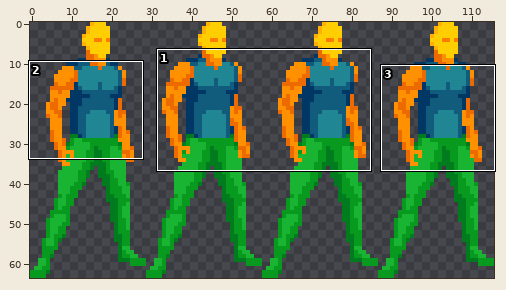
Sprite sheet: scr_js/img/idle.png. Above: a wide view before the commit, with the close-up outlined.
Close-up. Before the commit:
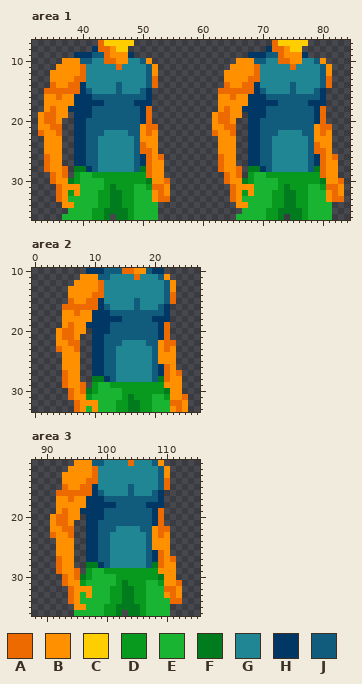
The file is 116x64 pixels. Shown: area 1: x 32..84, y 7..36; area 2: x 0..27, y 10..33; area 3: x 88..115, y 11..36.
Palette (. is transparent): A #ed6a00  B #ff9100  C #ffce00  D #089a1f  E #19b431  F #007c1f  G #218694  H #003764  J #115b7c
Pixels before, area 1, first column x 33:
 7 ..........ACCCCC.......................ACCCCC......
 8 .........HAABCC.......................HAABCC.......
 9 ......HHHJJABBBH...................HHHJJABBBH......
10 ....BBBJJGGAABBGGJB..............BBBJJGGAABBGGJB...
11 ...BBBBAGGGGGAGGGGJB............BBBBAGGGGGAGGGGJB..
12 ..BBBBBAGGGGGGGGGGJB...........BBBBBAGGGGGGGGGGJB..
13 ..BBBBAAGGGGGGGGGGJA...........BBBBAAGGGGGGGGGGJA..
14 ..ABBAAHGGGGGJGGGGJA...........ABBAAHGGGGGJGGGGJA..
15 .AAAAAAHJGGGGJGGGJH...........AAAAAAHJGGGGJGGGJH...
16 .BBABBHHHJJJJJJJJJH...........BBABBHHHJJJJJJJJJH...
17 .BBBBBHHHHHJJJJJHHH...........BBBBBHHHHHJJJJJHHH...
18 .BABBHHHHJJJJJJJJHA...........BABBHHHHJJJJJJJJHA...
19 BAABB.HHHJJJJJJJJHA..........BAABB.HHHJJJJJJJJHA...
20 BAAB..HHJJJJJJJJJHA..........BAAB..HHJJJJJJJJJHA...
21 BBAA..HHJJJJJJJJJBAA.........BBAA..HHJJJJJJJJJBAA..
22 ABBA..HHJJJGGGGJJBAB.........ABBA..HHJJJGGGGJJBAB..
23 .BBB..HHJJGGGGGGJBBB..........BBB..HHJJGGGGGGJBBB..
24 .BBB..HHJJGGGGGGJABB..........BBB..HHJJGGGGGGJABB..
25 .BBB..HHJJGGGGGGJAAB..........BBB..HHJJGGGGGGJAAB..
26 .ABB..HHJJGGGGGGJHABA.........ABB..HHJJGGGGGGJHABA.
27 .ABB..HHJJGGGGGGJHABB.........ABB..HHJJGGGGGGJHABB.
28 .ABBA.FFHJGGGGGGJFABB.........ABBA.FFHJGGGGGGJFABB.
29 ..ABA.DEEDDDDDDDDDABB..........ABA.DEEDDDDDDDDDABB.
30 ..ABBFDEEEEDDDDDDDFBBA.........ABBFDEEEEDDDDDDDFBBA
31 ...ABBBEEEEDFDDDEEDAAB..........ABBBEEEEDFDDDEEDAAB
32 ...ABDBEEEDDFFDDEEEBAB..........ABDBEEEDDFFDDEEEBAB
33 ...ABEEEEEDDFFDDEEEBAA..........ABEEEEEDDFFDDEEEBAA
34 ....BBEEEEDDFFDDEEEE.............BBEEEEDDFFDDEEEE..
35 .....EEEEDDFFFFDEEEE..............EEEEDDFFFFDEEEE..
36 ....EEEEEDDF.FFDEEEE.............EEEEEDDF.FFDEEEE..
Pixels before, area 2, first column x 4:
10 .....HHHJJJAABBJHH....
11 ....BBBJJGGGGAGGGJB...
12 ...BBBBAGGGGGGGGGGJB..
13 ..BBBBBAGGGGGGGGGGJB..
14 ..BBBBAAGGGGGGGGGGJA..
15 ..ABBAAHGGGGGJGGGGJA..
16 .AAAAAAHJGGGGJGGGJH...
17 .BBABBHHHJJJJJJJJJH...
18 .BBBBBHHHHHJJJJJHHH...
19 .BABBHHHHJJJJJJJJHA...
20 BAABB.HHHJJJJJJJJHA...
21 BAAB..HHJJJJJJJJJHA...
22 BBAA..HHJJJGGGGJJBAA..
23 ABBA..HHJJGGGGGGJBAB..
24 .BBB..HHJJGGGGGGJBBB..
25 .BBB..HHJJGGGGGGJBBB..
26 .BBB..HHJJGGGGGGJHAB..
27 .ABB..HHJJGGGGGGJHABA.
28 .ABB..FFHJGGGGGGJFABB.
29 .ABBA.DEEDDDDDDDDDBBB.
30 ..ABAFDEEEEDDDDDDDFBB.
31 ..ABBDEEEEEDFDDDEEDBBA
32 ...ABBBEEEDDFFDDEEEAAB
33 ...ABEBEEEDDFFDDEEEBAB
Pixels before, area 3, first column x 91:
11 ....BBBJJGGGGAGGGJB...
12 ...BBBBAGGGGGGGGGGJB..
13 ..BBBBBAGGGGGGGGGGJB..
14 ..BBBBAAGGGGGGGGGGJA..
15 ..ABBAAHGGGGGJGGGGJA..
16 .AAAAAAHJGGGGJGGGJH...
17 .BBABBHHHJJJJJJJJJH...
18 .BBBBBHHHHHJJJJJHHH...
19 .BABBHHHHJJJJJJJJHA...
20 BAABB.HHHJJJJJJJJHA...
21 BAAB..HHJJJJJJJJJHA...
22 BBAA..HHJJJGGGGJJBAA..
23 ABBA..HHJJGGGGGGJBAB..
24 .BBB..HHJJGGGGGGJBBB..
25 .BBB..HHJJGGGGGGJBBB..
26 .BBB..HHJJGGGGGGJHAB..
27 .ABB..HHJJGGGGGGJHABA.
28 .ABB..FFHJGGGGGGJFABB.
29 .ABBA.DEEDDDDDDDDDBBB.
30 ..ABAFDEEEEDDDDDDDFBB.
31 ..ABBDEEEEEDFDDDEEDBBA
32 ...ABBBEEEDDFFDDEEEAAB
33 ...ABEBEEEDDFFDDEEEBAB
34 ...ABEEEEEDDFFDDEEEEAA
35 ....BBEEEDDFFFFDEEEE..
36 ....EEEEEDDF.FFDEEEE..
New version:
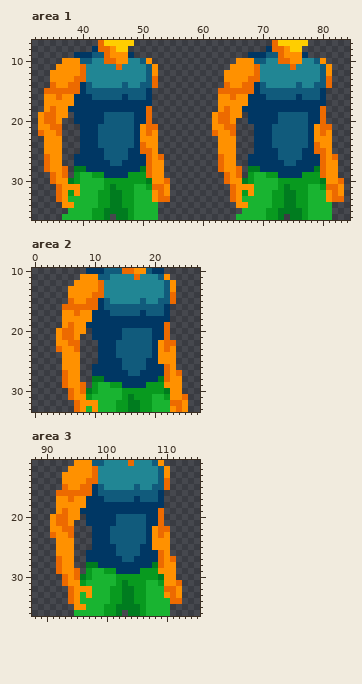
Diff:
Area 1:
y 14: x 41 G -> J; x 46..47 JG -> GJ; x 50 G -> J; x 70 G -> J; x 75..76 JG -> GJ; x 79 G -> J
y 15: x 42..45 GGGG -> JJJJ; x 47..49 GGG -> JJJ; x 71..74 GGGG -> JJJJ; x 76..78 GGG -> JJJ
y 16: x 47 J -> H; x 76 J -> H
y 17: x 44..48 JJJJJ -> HHHHH; x 73..77 JJJJJ -> HHHHH
y 18: x 42..49 JJJJJJJJ -> HHHHHHHH; x 71..78 JJJJJJJJ -> HHHHHHHH
y 19: x 42..43 JJ -> HH; x 49 J -> H; x 71..72 JJ -> HH; x 78 J -> H
y 20: x 41..43 JJJ -> HHH; x 49 J -> H; x 70..72 JJJ -> HHH; x 78 J -> H
y 21: x 39 H -> .; x 41..42 JJ -> HH; x 49 J -> H; x 68 H -> .; x 70..71 JJ -> HH; x 78 J -> H
y 22: x 39 H -> .; x 41..42 JJ -> HH; x 44..47 GGGG -> JJJJ; x 49 J -> H; x 68 H -> .; x 70..71 JJ -> HH; x 73..76 GGGG -> JJJJ; x 78 J -> H
y 23..24: x 39 H -> .; x 41..49 JJGGGGGGJ -> HHJJJJJJH; x 68 H -> .; x 70..78 JJGGGGGGJ -> HHJJJJJJH
y 25: x 39 H -> .; x 41..49 JJGGGGGGJ -> HHHJJJJHH; x 68 H -> .; x 70..78 JJGGGGGGJ -> HHHJJJJHH
y 26: x 41..49 JJGGGGGGJ -> HHHJJJJHH; x 70..78 JJGGGGGGJ -> HHHJJJJHH
y 27: x 41..49 JJGGGGGGJ -> HHHHJJHHH; x 70..78 JJGGGGGGJ -> HHHHJJHHH
y 28: x 42..49 JGGGGGGJ -> HHHHHHHH; x 71..78 JGGGGGGJ -> HHHHHHHH
y 29: x 44..47 DDDD -> HHHH; x 73..76 DDDD -> HHHH
Area 2:
y 15: x 12 G -> J; x 17..18 JG -> GJ; x 21 G -> J
y 16: x 13..16 GGGG -> JJJJ; x 18..20 GGG -> JJJ
y 17: x 18 J -> H
y 18: x 15..19 JJJJJ -> HHHHH
y 19: x 13..20 JJJJJJJJ -> HHHHHHHH
y 20: x 13..14 JJ -> HH; x 20 J -> H
y 21: x 12..14 JJJ -> HHH; x 20 J -> H
y 22: x 10 H -> .; x 12..13 JJ -> HH; x 15..18 GGGG -> JJJJ; x 20 J -> H
y 23..24: x 10 H -> .; x 12..20 JJGGGGGGJ -> HHJJJJJJH
y 25: x 10 H -> .; x 12..20 JJGGGGGGJ -> HHHJJJJHH
y 26: x 12..20 JJGGGGGGJ -> HHHJJJJHH
y 27: x 12..20 JJGGGGGGJ -> HHHHJJHHH
y 28: x 13..20 JGGGGGGJ -> HHHHHHHH
y 29: x 15..18 DDDD -> HHHH
Area 3:
y 15: x 99 G -> J; x 104..105 JG -> GJ; x 108 G -> J
y 16: x 100..103 GGGG -> JJJJ; x 105..107 GGG -> JJJ
y 17: x 105 J -> H
y 18: x 102..106 JJJJJ -> HHHHH
y 19: x 100..107 JJJJJJJJ -> HHHHHHHH
y 20: x 100..101 JJ -> HH; x 107 J -> H
y 21: x 99..101 JJJ -> HHH; x 107 J -> H
y 22: x 97 H -> .; x 99..100 JJ -> HH; x 102..105 GGGG -> JJJJ; x 107 J -> H
y 23..24: x 97 H -> .; x 99..107 JJGGGGGGJ -> HHJJJJJJH
y 25: x 97 H -> .; x 99..107 JJGGGGGGJ -> HHHJJJJHH
y 26: x 99..107 JJGGGGGGJ -> HHHJJJJHH
y 27: x 99..107 JJGGGGGGJ -> HHHHJJHHH
y 28: x 100..107 JGGGGGGJ -> HHHHHHHH
y 29: x 102..105 DDDD -> HHHH
